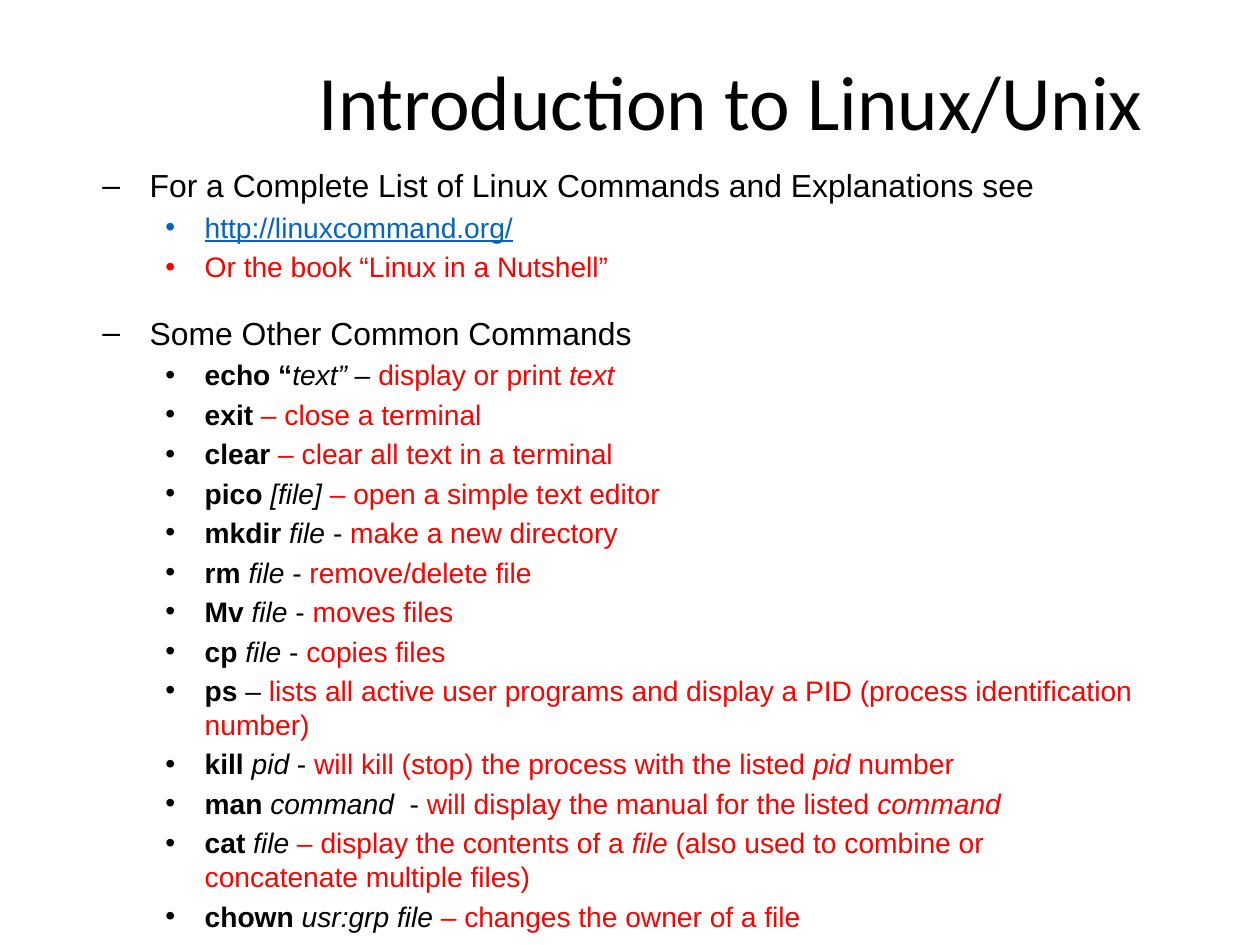
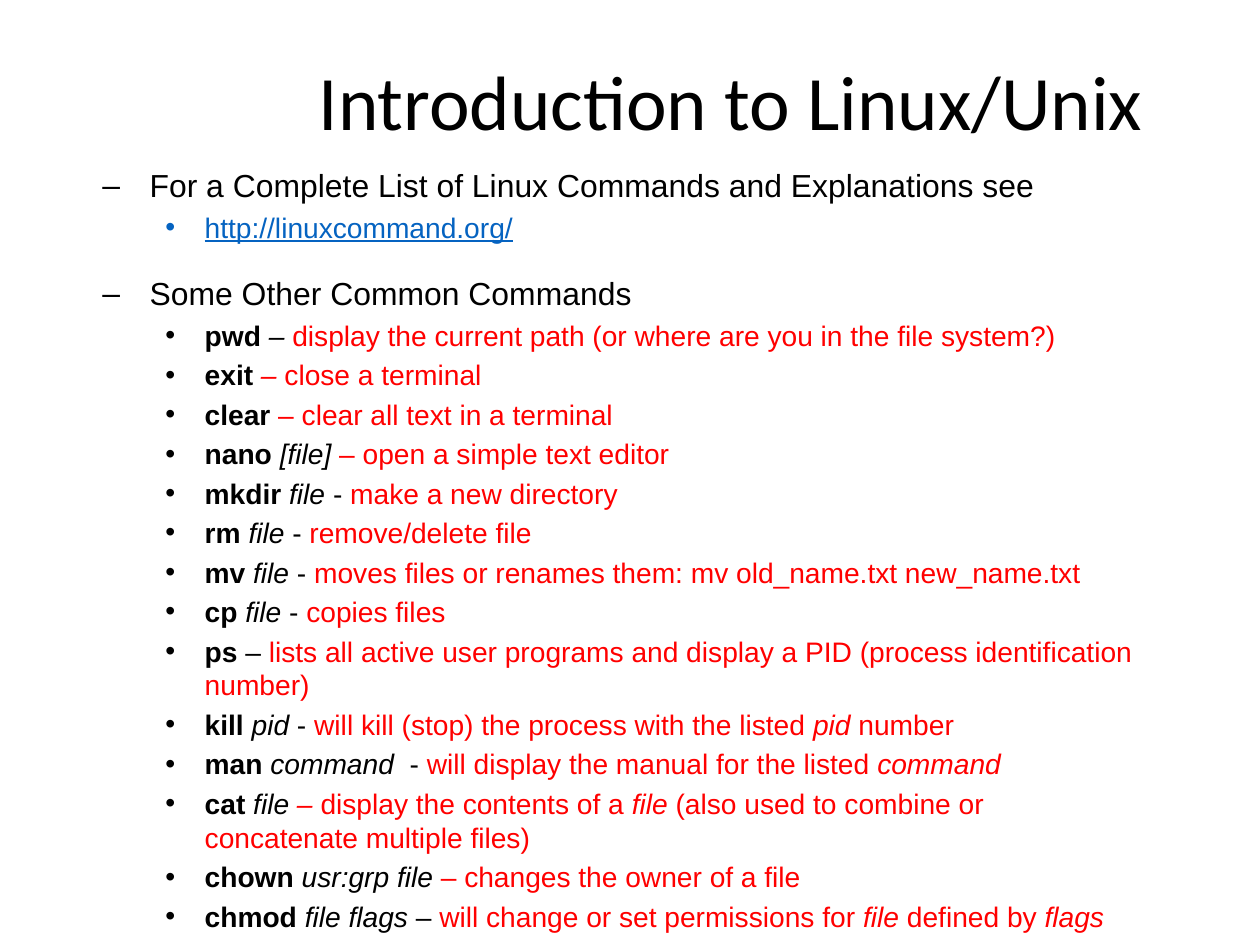
Before and after one commit to MarsUniversity/ece387-robotics, a slide deck: slide 10 of website/block_1_basics/lsn2/lsn2-linux.pptx (slide 12 before the commit). Drawn at 1260x945 pixels with LibreOffice and Linux fonts; fonts in the diff are those of the drawing. Boxes give left, top, right and bottom in pixels: in the first picture for what was removed or moved away, otherwise in the second. Text is boxed around its words. In the diff, an @@ line names an element or a change of style, - is before the commit and + after.

```diff
--- a/website/block_1_basics/lsn2/lsn2-linux.pptx
+++ b/website/block_1_basics/lsn2/lsn2-linux.pptx
@@ text at box(205, 256, 608, 278): paragraph removed @@
-  • Or the book “Linux in a Nutshell”
@@ text at box(205, 325, 1055, 351): text changed @@
-  • echo “text” – display or print text
+  • pwd – display the current path (or where are you in the file system?)
@@ text at box(205, 443, 669, 469): text changed @@
-  • pico [file] – open a simple text editor
+  • nano [file] – open a simple text editor
@@ text at box(205, 562, 1080, 588): text changed @@
-  • Mv file - moves files
+  • mv file - moves files or renames them: mv old_name.txt new_name.txt
```
Also in this commit, not shown: 6 other slides changed, 2 slides added.
